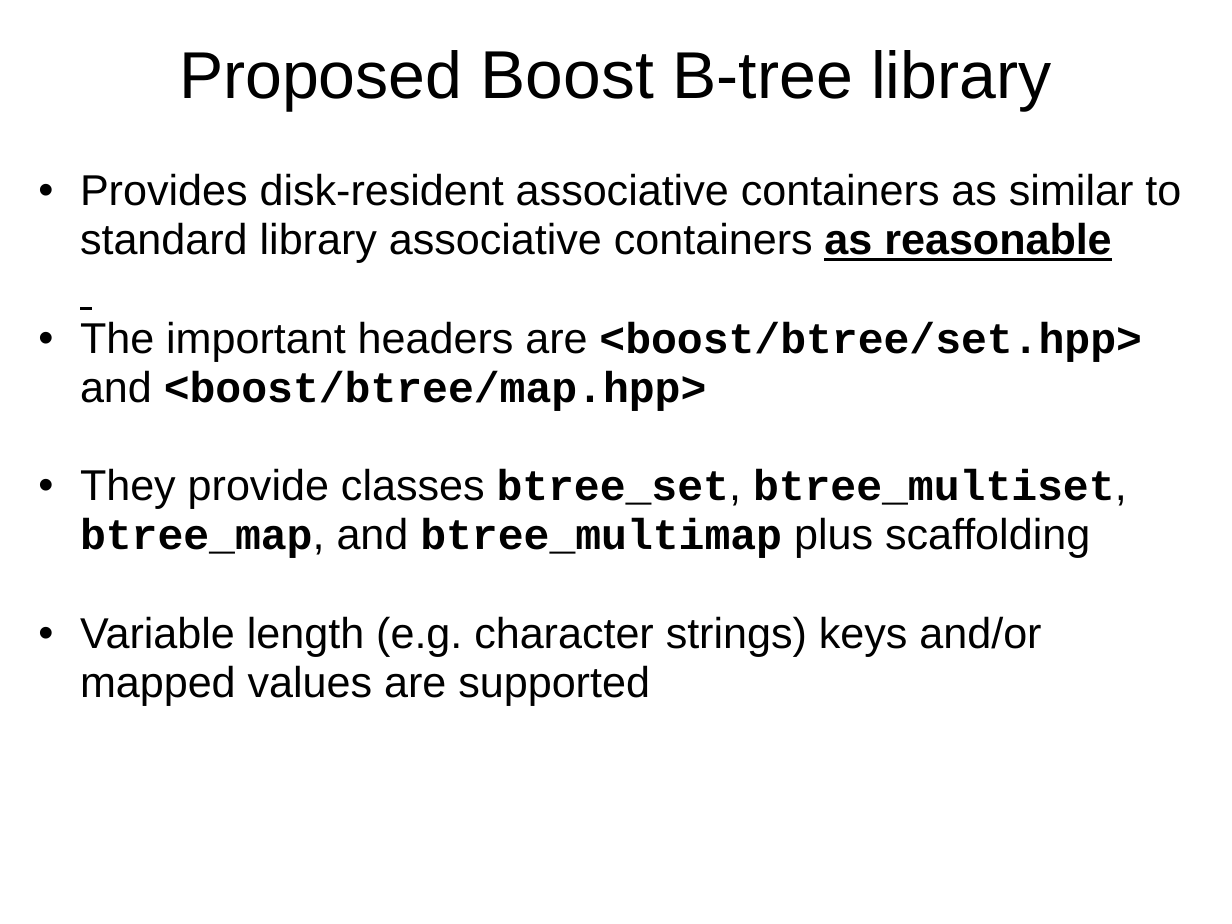
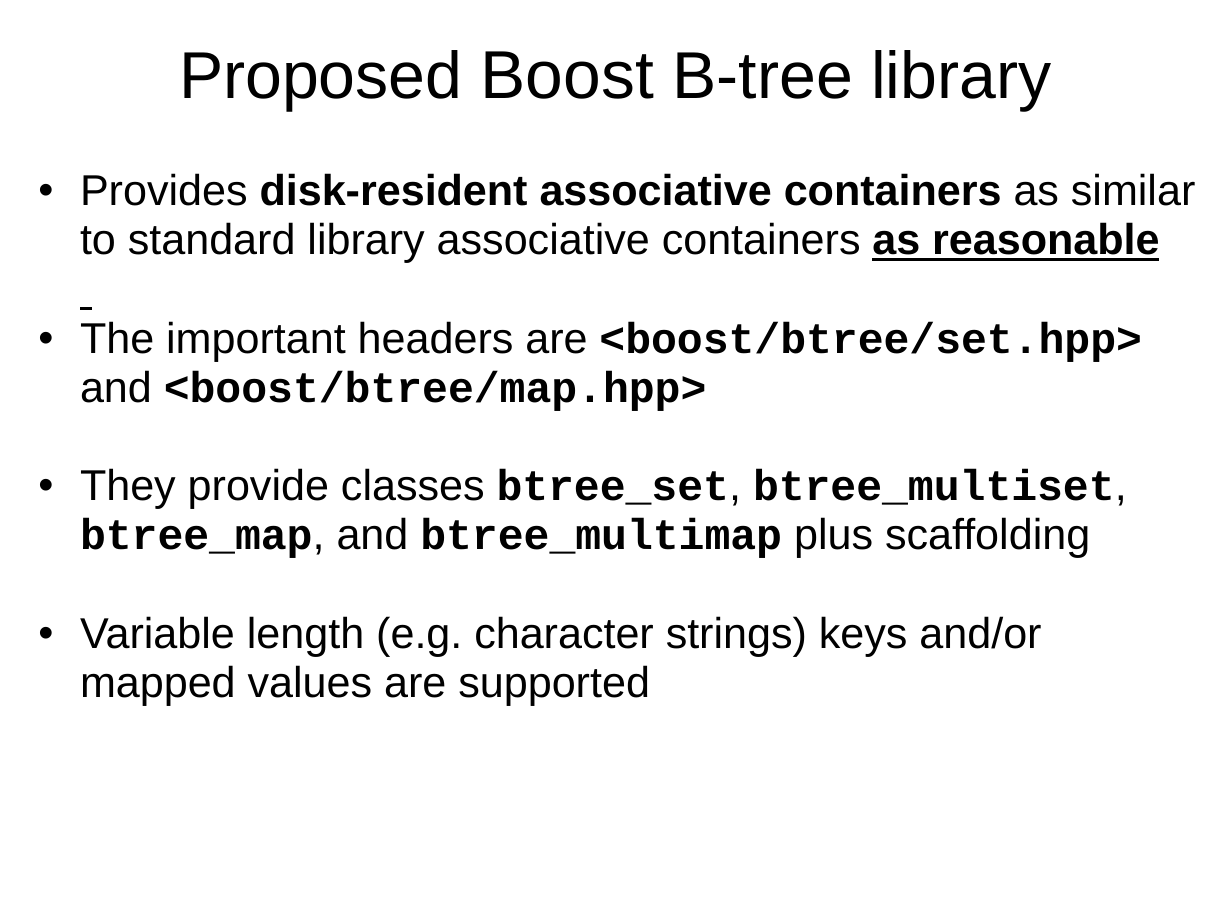
Before and after one commit to Beman/btree, a slide deck: slide 10 of libs/btree/doc/Proposed-B-tree-library.ppt. Drawn at 1232x924 pixels with LibreOffice and Linux fonts; fonts in the diff are those of the drawing; background and template pictures are left out. Boxes give left, top, right and bottom in pixels: in the first picture for what was removed or moved away, otherwise in the second. Text is boxed around its words. In the diff, an @@ line names an element or a change of style, - is before the commit and + after.

```diff
--- a/libs/btree/doc/Proposed-B-tree-library.ppt
+++ b/libs/btree/doc/Proposed-B-tree-library.ppt
@@ text at box(80, 173, 1195, 263): bold on in "disk-resident associative containers" @@
```
Also in this commit, not shown: 8 other slides changed, 3 slides added, 1 slide removed, 1 other file.
